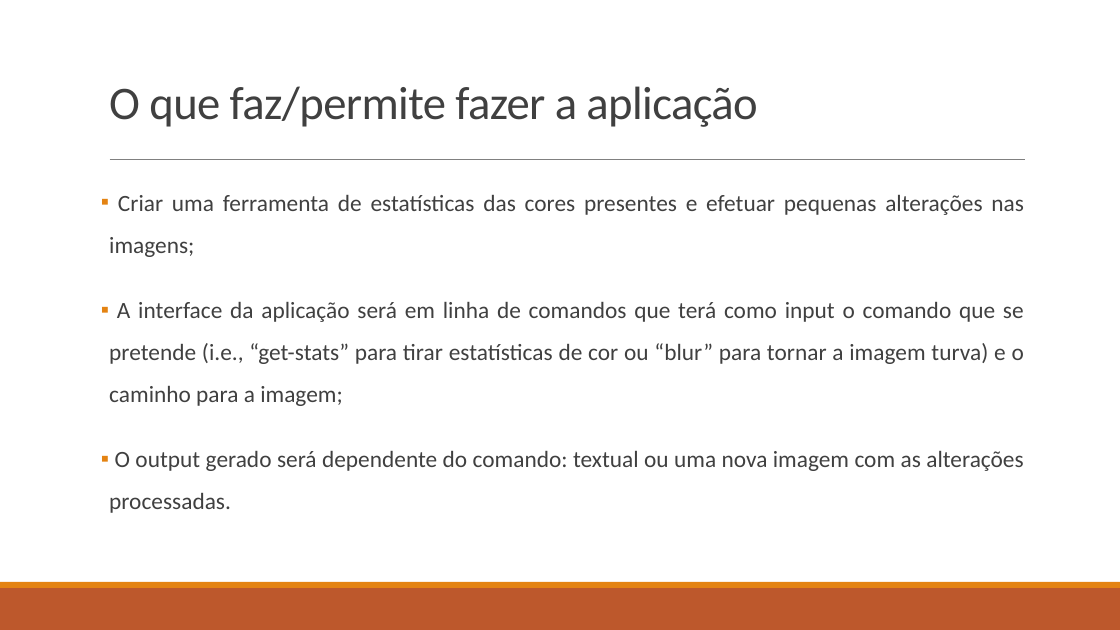
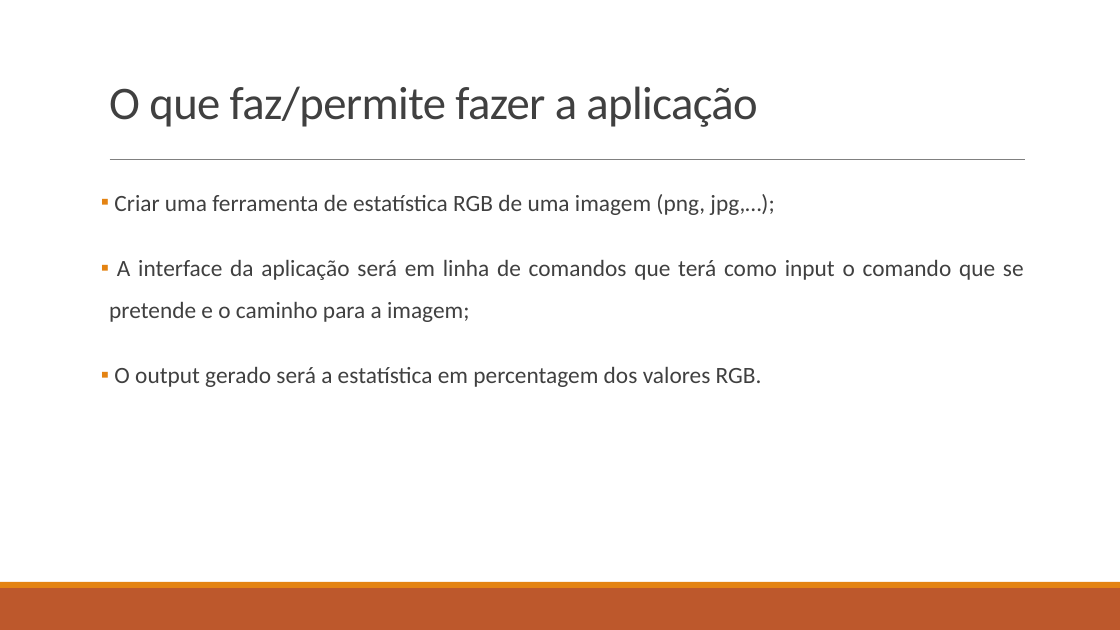
Before and after one commit to lightningspirit/LDS2023, a slide deck: slide 2 of Apresentação da aplicação demonstradora de análise e edição de imagens.pptx. Drawn at 1120x630 pixels with LibreOffice and Linux fonts; fonts in the diff are those of the drawing. Boxes give left, top, right and bottom in pixels: in the first picture for what was removed or moved away, otherwise in the second. Text is boxed around its words. In the diff, an @@ line names an element or a change of style, - is before the commit and + after.

```diff
--- a/Apresentação da aplicação demonstradora de análise e edição de imagens.pptx
+++ b/Apresentação da aplicação demonstradora de análise e edição de imagens.pptx
@@ text at box(109, 194, 1024, 387): text changed @@
-▪ Criar uma ferramenta de estatísticas das cores presentes e efetuar pequenas alterações nas imagens;
-▪ A interface da aplicação será em linha de comandos que terá como input o comando que se pretende (i.e., “get-stats” para tirar estatísticas de cor ou “blur” para tornar a imagem turva) e o caminho para a imagem;
-▪ O output gerado será dependente do comando: textual ou uma nova imagem com as alterações processadas.
+▪ Criar uma ferramenta de estatística RGB de uma imagem (png, jpg,…);
+▪ A interface da aplicação será em linha de comandos que terá como input o comando que se pretende e o caminho para a imagem;
+▪ O output gerado será a estatística em percentagem dos valores RGB.
```
Also in this commit, not shown: 4 other slides changed, 18 other files.
